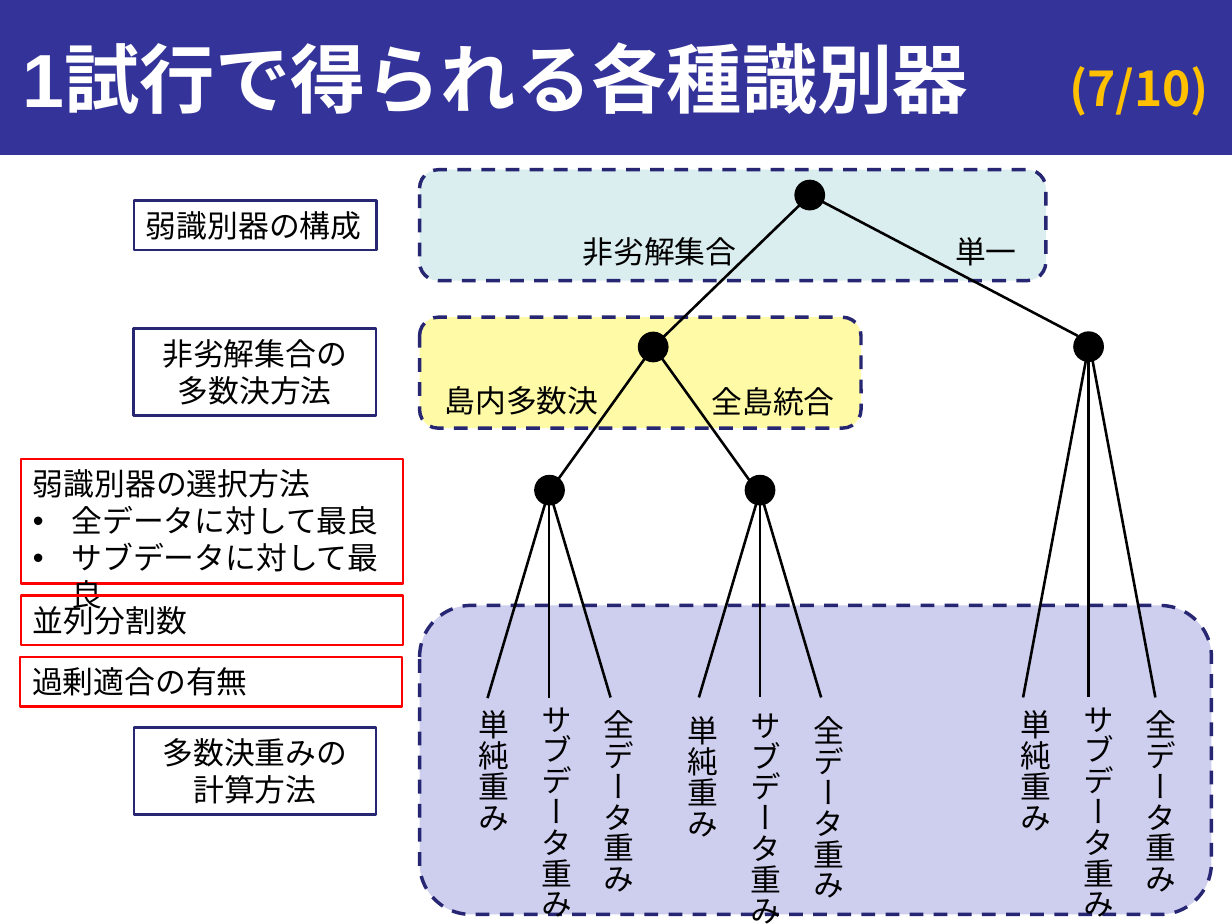
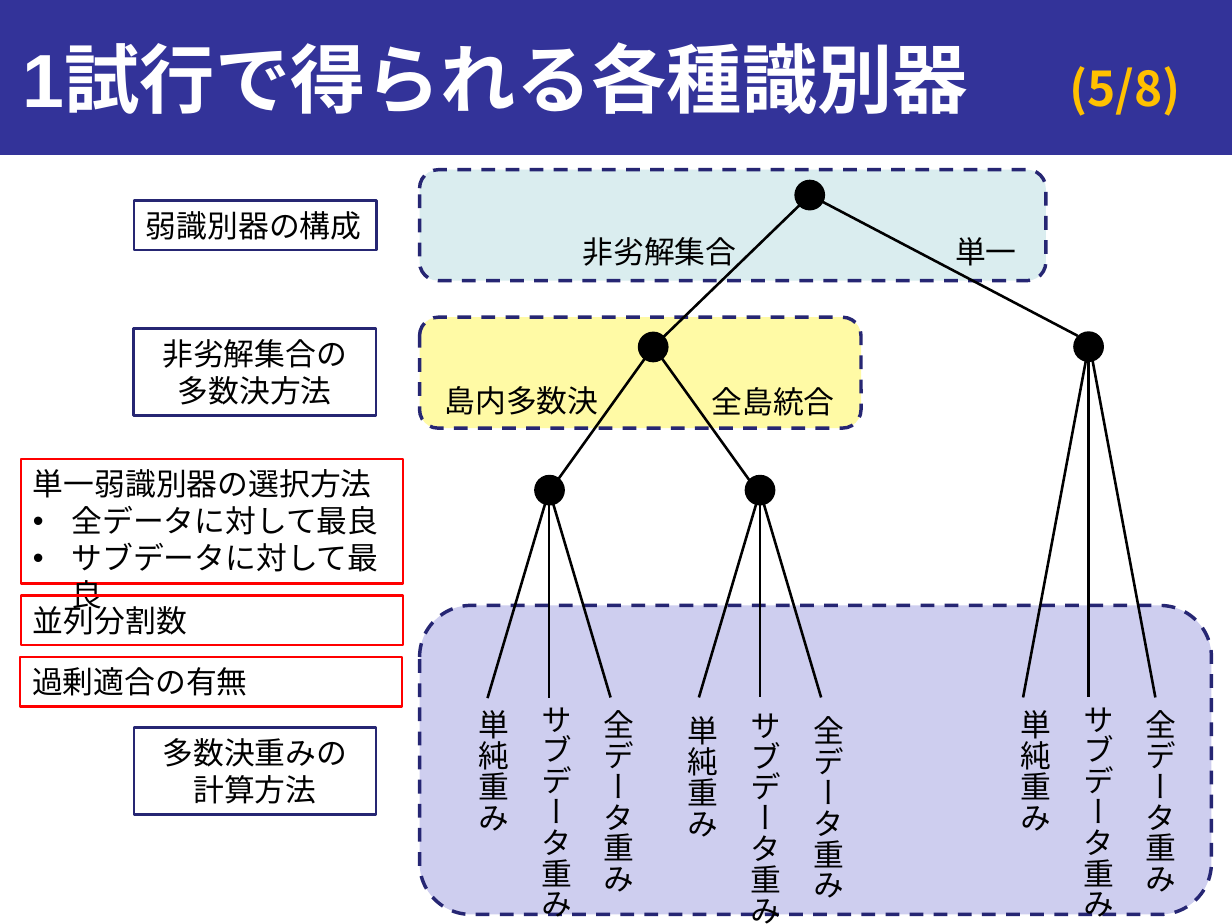
Before and after one commit to onikUone/Junior_slides, a slide deck: slide 5 of 進捗報告_第2回_20190115.pptx (slide 7 before the commit). Drawn at 1232x924 pixels with LibreOffice and Linux fonts; fonts in the diff are those of the drawing. Boxes give left, top, right and bottom in pixels: in the first picture for what was removed or moved away, otherwise in the second. Text is boxed around its words. In the diff, an @@ line names an element or a change of style, - is before the commit and + after.

```diff
--- a/進捗報告_第2回_20190115.pptx
+++ b/進捗報告_第2回_20190115.pptx
@@ page number removed at (x1=1070, y1=66, x2=1209, y2=116) @@
-(7/10)
@@ page number added at (x1=1070, y1=66, x2=1181, y2=116), 28 pt, text #FFC000, bold @@
+(5/8)
@@ text in rectangle at (x1=33, y1=469, x2=372, y2=498): text changed @@
-弱識別器の選択方法
+単一弱識別器の選択方法
```
Also in this commit, not shown: 5 other slides changed, 2 slides removed.
